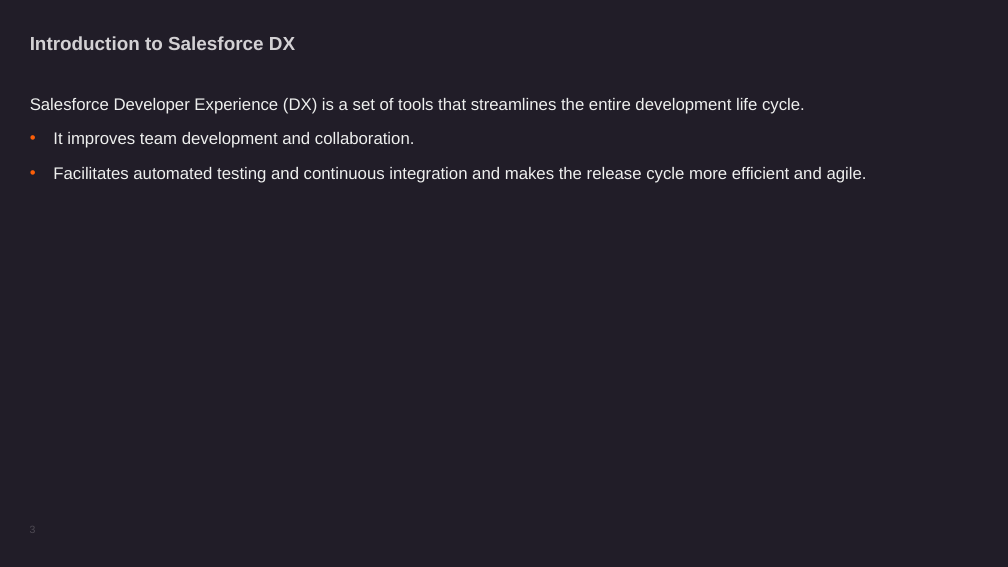
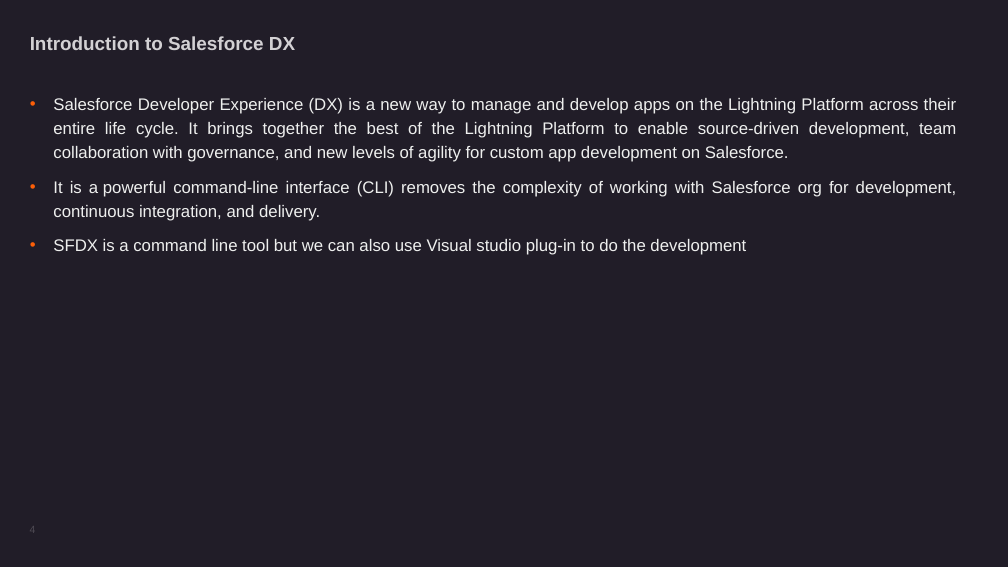
Before and after one commit to novamit/PSL_ScratchOrg, a slide deck: slide 4 of Using Salesforce DX with Scratch org-Amit Barnawal-06072021.pptx (slide 3 before the commit). Drawn at 1008x567 pixels with LibreOffice and Linux fonts; fonts in the diff are those of the drawing; background and template pictures are left out. Boxes give left, top, right and bottom in pixels: in the first picture for what was removed or moved away, otherwise in the second. Text is boxed around its words. In the diff, an @@ line names an element or a change of style, - is before the commit and + after.

Commit message:
Updated Completed File

```diff
--- a/Using Salesforce DX with Scratch org-Amit Barnawal-06072021.pptx
+++ b/Using Salesforce DX with Scratch org-Amit Barnawal-06072021.pptx
@@ text at <box>53,98,957,255</box>: text changed @@
-Salesforce Developer Experience (DX) is a set of tools that streamlines the entire development life cycle.
-• It improves team development and collaboration.
-• Facilitates automated testing and continuous integration and makes the release cycle more efficient and agile.
+• Salesforce Developer Experience (DX) is a new way to manage and develop apps on the Lightning Platform across their entire life cycle. It brings together the best of the Lightning Platform to enable source-driven development, team collaboration with governance, and new levels of agility for custom app development on Salesforce.
+• It is a powerful command-line interface (CLI) removes the complexity of working with Salesforce org for development, continuous integration, and delivery.
+• SFDX is a command line tool but we can also use Visual studio plug-in to do the development
```
Also in this commit, not shown: 3 other slides changed, 19 slides added, 2 slides removed.
